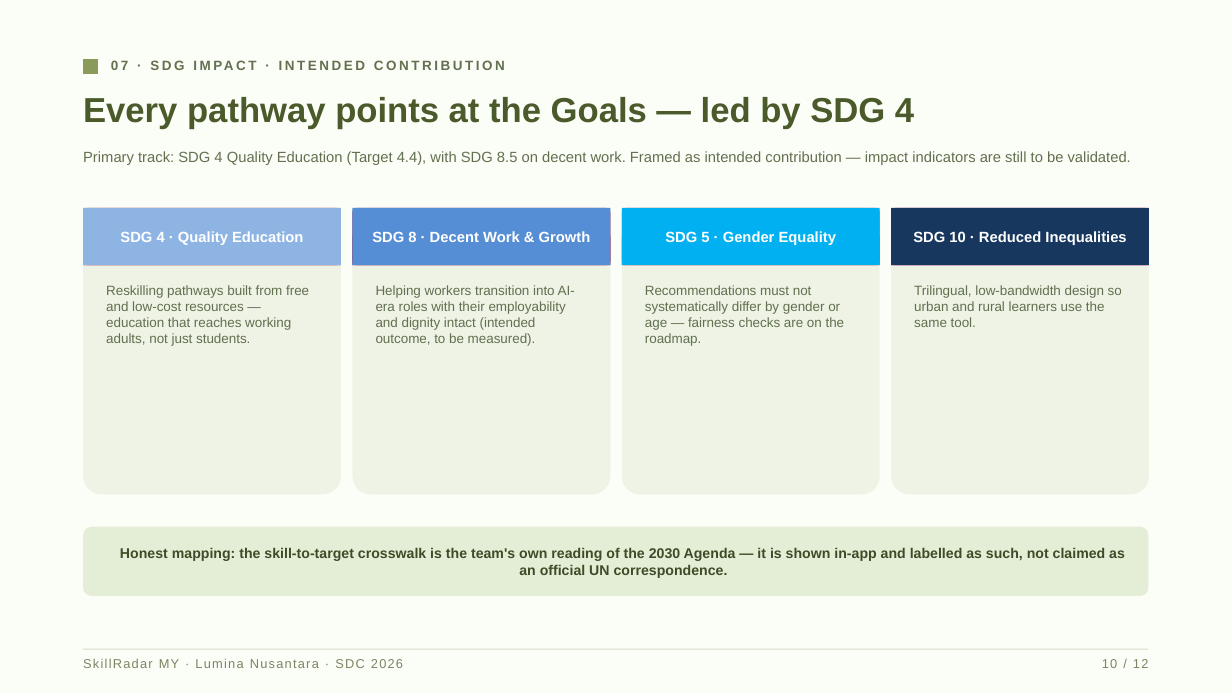
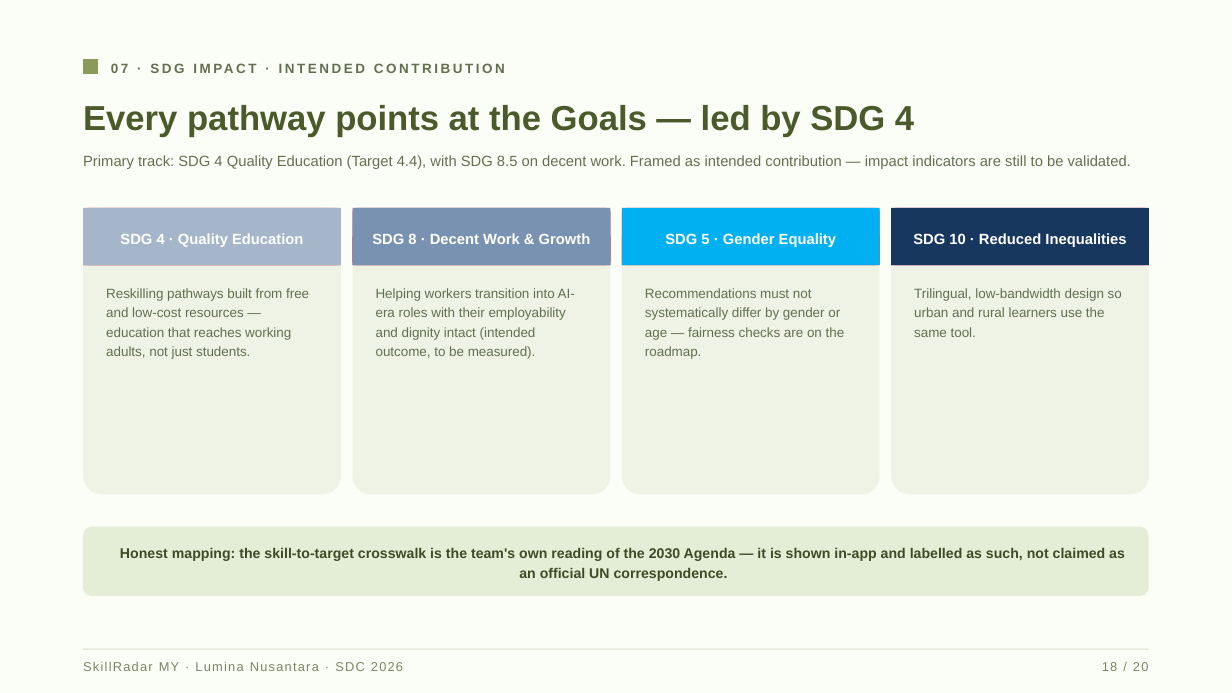
Before and after one commit to douyinlin/sdc2026-lumina-nusantara, a slide deck: slide 18 of submission/SDC2026_LuminaNusantara_SlideDeck.pptx (slide 10 before the commit). Drawn at 1232x693 pixels with LibreOffice and Linux fonts; fonts in the diff are those of the drawing. Boxes give left, top, right and bottom in pixels: in the first picture for what was removed or moved away, otherwise in the second. Text is boxed around its words. In the diff, an @@ line names an element or a change of style, - is before the commit and + after.

```diff
--- a/submission/SDC2026_LuminaNusantara_SlideDeck.pptx
+++ b/submission/SDC2026_LuminaNusantara_SlideDeck.pptx
@@ rectangle "SDG 4 · Quality Education" at (x1=83, y1=208, x2=341, y2=265): line spacing 1 to 1.2; fill #8EB4E3 to #A5B6CB @@
@@ rectangle "SDG 8 · Decent Work ..." at (x1=353, y1=208, x2=611, y2=265): line spacing 1 to 1.2; fill #558ED5 to #7992B1 @@
@@ line spacing 1 to 1.2 in 11 elements at (x1=705, y1=106, x2=885, y2=166), (x1=83, y1=105, x2=914, y2=137), (x1=83, y1=155, x2=1131, y2=169), (x1=106, y1=288, x2=309, y2=359), (x1=622, y1=208, x2=880, y2=265), (x1=645, y1=288, x2=845, y2=359), (x1=891, y1=208, x2=1149, y2=265), (x1=914, y1=288, x2=1122, y2=337), (x1=120, y1=548, x2=1125, y2=581), (x1=83, y1=661, x2=403, y2=671), (x1=376, y1=288, x2=575, y2=359) @@
@@ text at (x1=1102, y1=662, x2=1149, y2=671): text changed @@
-10 / 12
+18 / 20
```
Also in this commit, not shown: 11 other slides changed, 8 slides added, 3 other files.
